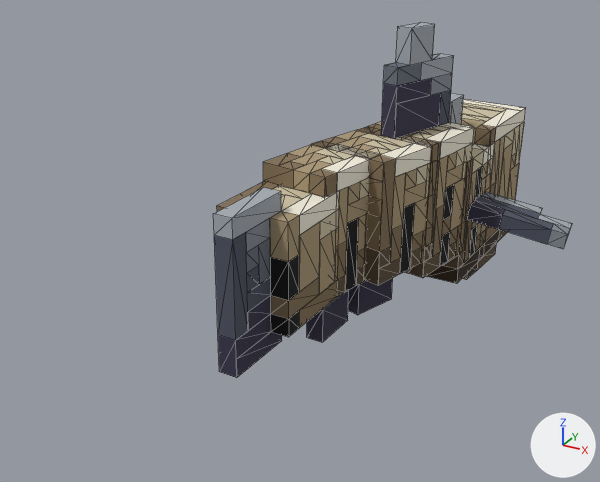
The glTF model fabrica-voxel/saida/nadador/modelo.glb, before and after one commit.
One viewpoint serves both versions: a 50 mm camera at (2.11, -5.53, 4.21) aimed at (-0.37, -1.02, 1.95). The axes (+X, +Y, +Z) are drawn at lower right. The lights are the same throughout. The first picture is the older version. Mesh edges are drawn as thin lines. Where no turn or scale is listed for an object, it has been applied to the vertices. Vertices at exactly the same position are counted once.

Objects in the first picture: 'Barbatana_D', 'Cabeca', 'Dorsal', 'Seg_1', 'Seg_2', 'Seg_3', 'Seg_4', 'Seg_5', 'Ventral_3', 'Ventral_4' and 1 more.
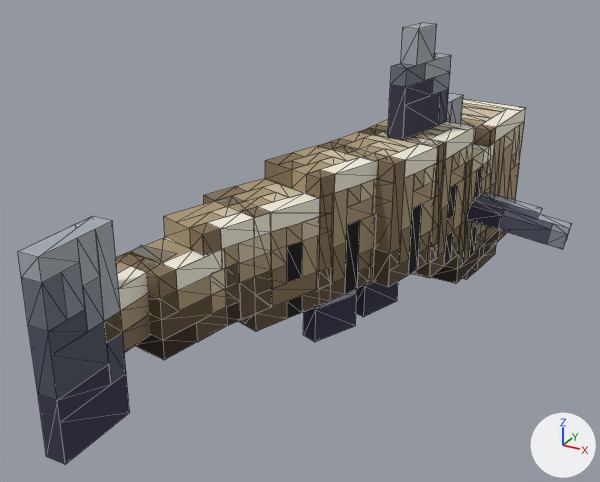
Not drawn themselves, but carrying or shaping drawn objects: ob_osso_seg_1, ob_osso_seg_2, ob_osso_seg_3, ob_osso_seg_4, ob_osso_seg_5, ob_osso_ventral_4, ob_osso_ventral_3, ob_osso_dorsal.

Location of each change, (x1, y1, x2, y2) in pixels of the pictures (600 x 482 px; the box of a moved part takes in the faces that stretch with it):
'Seg_8', added: after (18, 216, 175, 464)
'Seg_5', reshaped, turned: before (213, 181, 339, 378); after (204, 179, 320, 332)
'Seg_3', turned: before (313, 127, 431, 285); after (318, 128, 444, 287)
'Seg_4', turned: before (263, 141, 379, 297); after (265, 142, 384, 306)
'Seg_7', added: after (116, 237, 226, 360)
'Seg_6', added (brown): after (164, 196, 272, 326)
'Dorsal', turned: before (381, 23, 454, 139); after (388, 23, 451, 140)
'Seg_2', turned: before (358, 121, 474, 278); after (361, 119, 475, 278)
'Seg_1', turned: before (427, 94, 495, 284); after (431, 93, 495, 284)
'Barbatana_D', turned: before (468, 191, 572, 249); after (467, 192, 572, 249)
'Ventral_4', turned: before (307, 290, 349, 342); after (303, 289, 357, 342)
'Ventral_3', turned: before (348, 278, 393, 315); after (356, 282, 398, 317)
part 1 of me_seg_5, moved or reshaped: before (213, 181, 338, 378); after (204, 179, 319, 331)
part 2 of me_seg_5, recoloured: before (270, 211, 299, 337); after (242, 207, 270, 332)

The change, as a list of edits to the scene's bpy script:
```text
Change me_seg_5:
    used by ob_seg_5; parent = ob_osso_seg_5; location = (0.0, 0.0, 0.0)
    remove me_seg_5.from_pydata(...)  # 128 vertices, 176 faces; spans x -0.25..0.25, y -1.0..0.125, z -0.5..0.5
    add me_seg_5.from_pydata(...)  # 113 vertices, 148 faces; spans x -0.25..0.25, y -0.625..0.125, z -0.375..0.375
    me_seg_5 part 1
    45 vertices are removed from x -0.25..0.25, y -1.0..0.125, z -0.5..0.5
    140 faces are deleted
    5 vertices are added at (0.25, -0.25, -0.375), (-0.125, -0.625, 0.125), (0.0, 0.125, 0.0), (0.25, -0.5, 0.0), (-0.125, -0.5, 0.375)
    9 new vertices lie (0.0, -0.125, 0.0) away from vertices in x 0.0..0.25, y -0.25..0.0, z -0.375..0.375
    9 new vertices lie (0.0, 0.0, 0.125) away from vertices in x -0.25..0.25, y -0.625..0.0, z -0.375..0.125
    7 new vertices lie (0.125, 0.0, 0.0) away from vertices in x -0.25..0.125, y -0.625..0.125, z -0.375..0.375
    112 new faces join them
    me_seg_5 part 2: 8 kept faces spanning x 0.125..0.25, y -0.625..0.0, z -0.375..0.375 get new vertex colours
Add me_seg_6:
    me_seg_6.from_pydata(...)  # 80 vertices, 116 faces; spans x -0.333..0.217, y -0.536..0.177, z -0.313..0.317
    me_seg_6.materials.append(mat_cordevertice)
Add me_seg_7:
    me_seg_7.from_pydata(...)  # 60 vertices, 86 faces; spans x -0.273..0.207, y -0.528..0.157, z -0.25..0.255
    me_seg_7.materials.append(mat_cordevertice)
Add me_seg_8:
    me_seg_8.from_pydata(...)  # 79 vertices, 114 faces; spans x -0.126..0.135, y -0.88..0.128, z -0.559..0.57
    me_seg_8.materials.append(mat_cordevertice)
Change ob_osso_seg_1:
    ob_osso_seg_1.rotation_euler: (0.0, 0.0, 0.0106) -> (0.0, 0.0, 0.00532)  # degrees (0, 0, 0.6) -> degrees (0, 0, 0.3)
Change ob_osso_seg_2:
    ob_osso_seg_2.rotation_euler: (0.0, 0.0, -0.118) -> (0.0, 0.0, -0.0451)  # degrees (0, 0, -6.8) -> degrees (0, 0, -2.6)
Change ob_osso_seg_3:
    ob_osso_seg_3.rotation_euler: (0.0, 0.0, -0.0881) -> (0.0, 0.0, -0.094)  # degrees (0, 0, -5) -> degrees (0, 0, -5.4)
Change ob_osso_seg_4:
    ob_osso_seg_4.rotation_euler: (0.0, 0.0, 0.0723) -> (0.0, 0.0, -0.106)  # degrees (0, 0, 4.1) -> degrees (0, 0, -6.1)
Change ob_osso_seg_5:
    ob_osso_seg_5.rotation_euler: (0.0, 0.0, 0.143) -> (0.0, 0.0, -0.0601)  # degrees (0, 0, 8.2) -> degrees (0, 0, -3.4)
Change ob_osso_ventral_4:
    ob_osso_ventral_4.rotation_euler: (0.0, 0.0, 0.134) -> (0.0, 0.0, -0.116)  # degrees (0, 0, 7.7) -> degrees (0, 0, -6.6)
Change ob_osso_ventral_3:
    ob_osso_ventral_3.rotation_euler: (0.0, 0.0, -0.0738) -> (0.0, 0.0, -0.127)  # degrees (0, 0, -4.2) -> degrees (0, 0, -7.3)
Change ob_osso_dorsal:
    ob_osso_dorsal.rotation_euler: (0.0, 0.0, -0.151) -> (0.0, 0.0, -0.0692)  # degrees (0, 0, -8.7) -> degrees (0, 0, -4)
Add ob_seg_6:
    ob_seg_6 = bpy.data.objects.new('Seg_6', me_seg_6)
    ob_seg_6.location = (-0.402, -1.575, 2.084)
Add ob_seg_7:
    ob_seg_7 = bpy.data.objects.new('Seg_7', me_seg_7)
    ob_seg_7.location = (-0.518, -1.932, 2.025)
Add ob_seg_8:
    ob_seg_8 = bpy.data.objects.new('Seg_8', me_seg_8)
    ob_seg_8.location = (-0.646, -2.289, 2.09)
```
